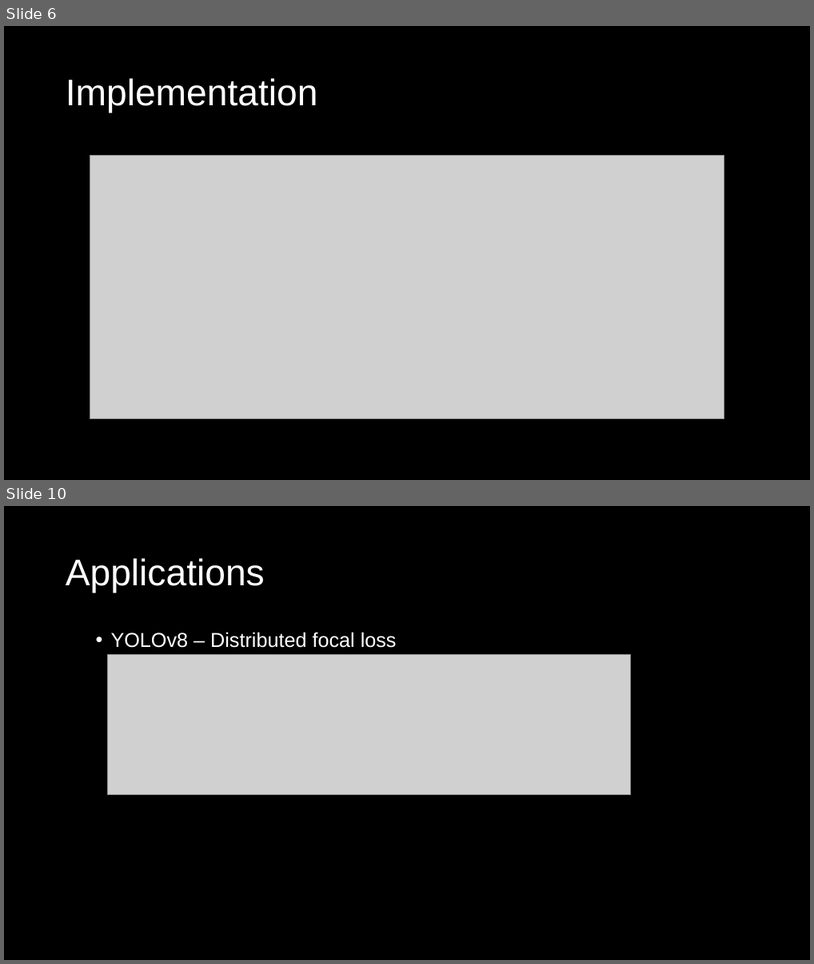
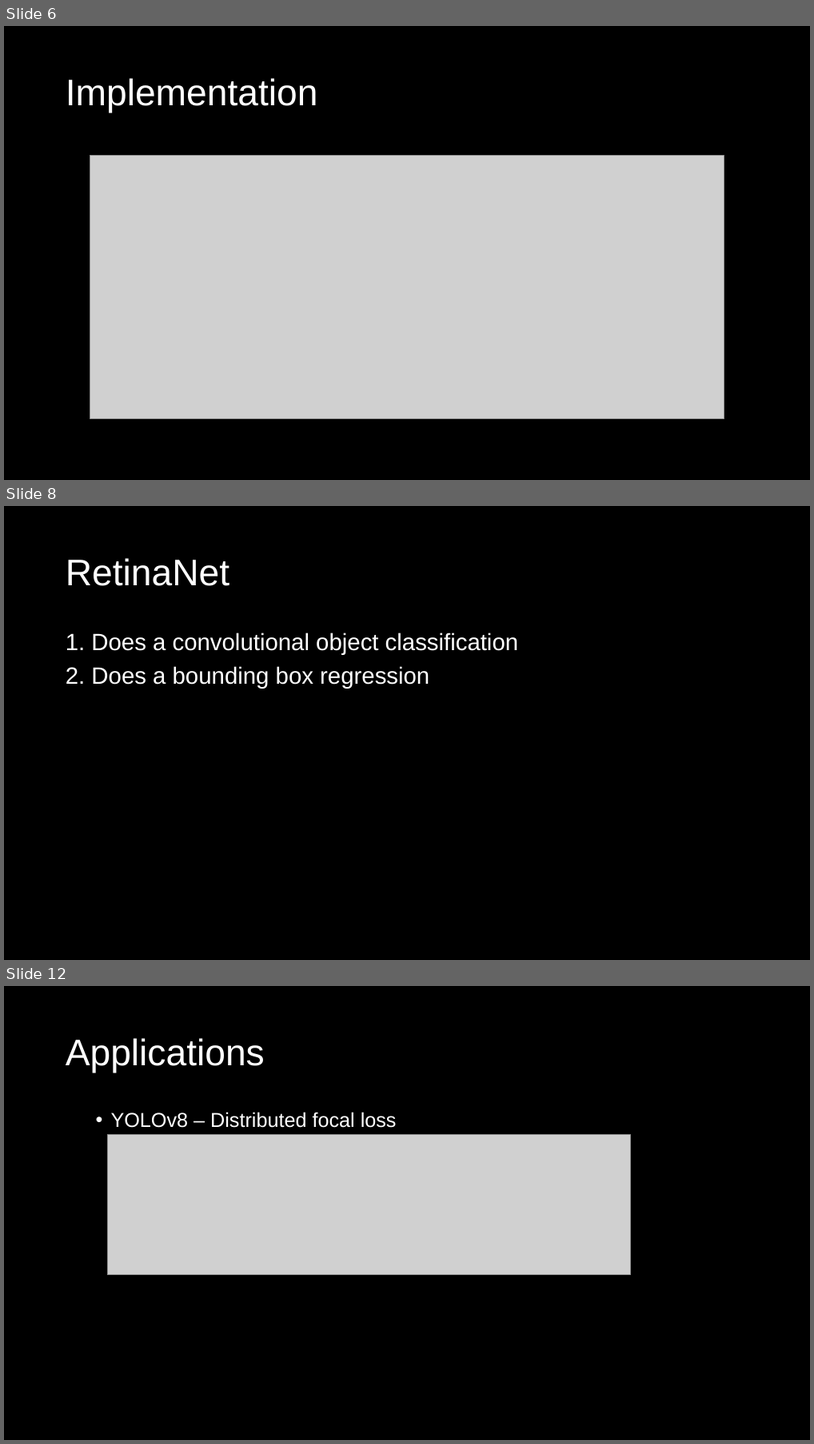
Before and after one commit to DuenoHfao/mlrp, a slide deck: Focal loss for dense object detection.pptx. Shown one above the other, each under a label of ours: slides 6 and 10 before the commit, slides 6, 8 and 12 after it; the slides between them are not shown. The pictures are 814x964 and 814x1444 pixels, drawn with LibreOffice and Linux fonts; fonts in the diff are those of the drawing; grey boxes stand for pictures. Boxes give left, top, right and bottom in pixels: in the first picture for what was removed or moved away, otherwise in the second. Text is boxed around its words. In the diff, an @@ line names an element or a change of style, - is before the commit and + after.

Commit message:
2354 commit

```diff
--- a/Focal loss for dense object detection.pptx
+++ b/Focal loss for dense object detection.pptx
@@ slide 8 added at [4, 506, 810, 960], background #000000 @@
@@ title added at [66, 558, 230, 586], 44 pt, text #FFFFFF @@
+RetinaNet
@@ text added at [66, 632, 518, 688], 28 pt, text #FFFFFF @@
+1. Does a convolutional object classification
+2. Does a bounding box regression
@@ what was slide 10 is now slide 12 @@
```
Also in this commit, not shown: 1 slide changed, 2 other slides added, 1 slide removed.
